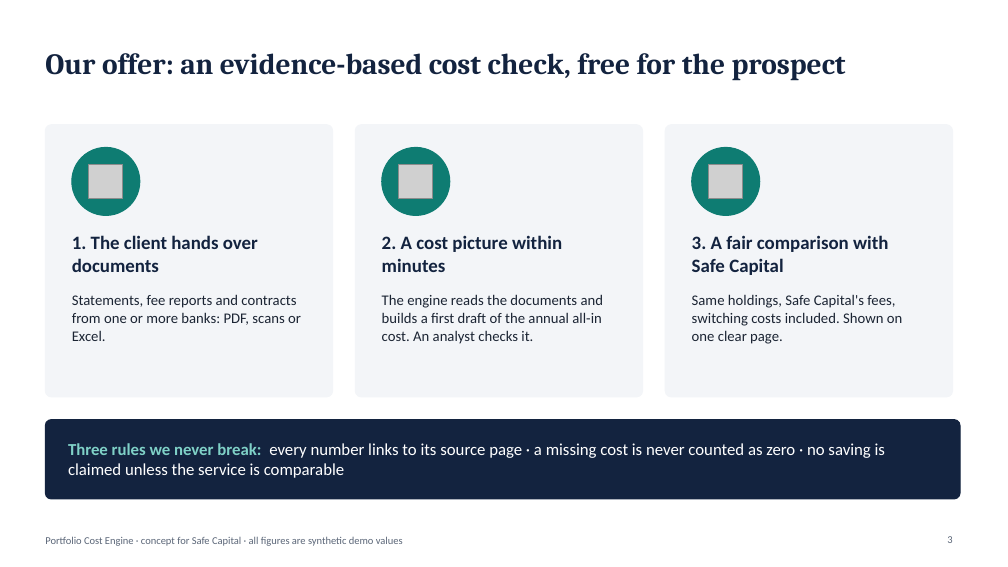
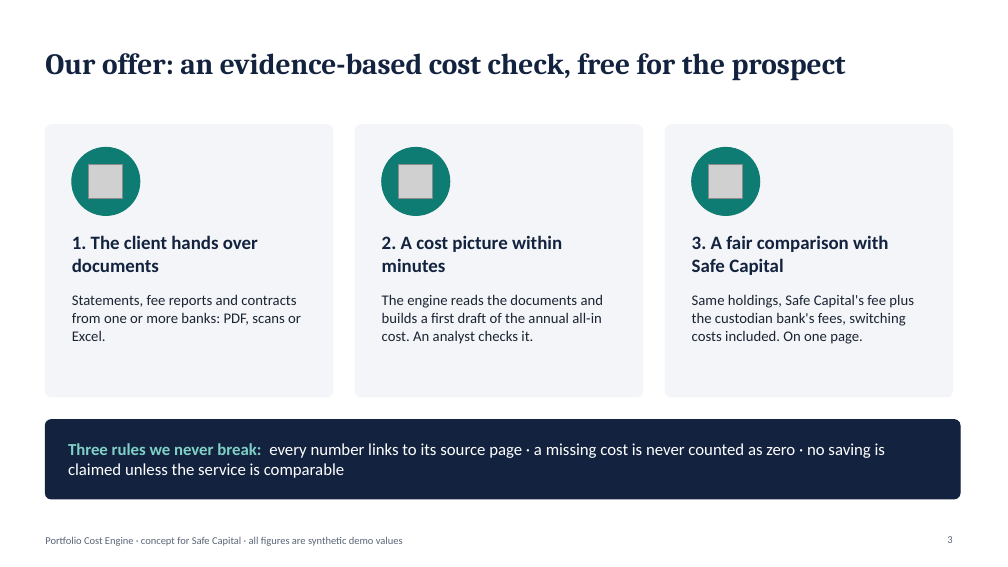
Before and after one commit to rossotti-alessandro/PortfolioCostEngine, a slide deck: slide 3 of slides/PortfolioCostEngine_Executive_Deck.pptx. Drawn at 1008x567 pixels with LibreOffice and Linux fonts; fonts in the diff are those of the drawing; grey boxes stand for pictures. Boxes give left, top, right and bottom in pixels: in the first picture for what was removed or moved away, otherwise in the second. Text is boxed around its words. In the diff, an @@ line names an element or a change of style, - is before the commit and + after.

```diff
--- a/slides/PortfolioCostEngine_Executive_Deck.pptx
+++ b/slides/PortfolioCostEngine_Executive_Deck.pptx
@@ text at (692,294,914,344): text changed @@
-Same holdings, Safe Capital's fees, switching costs included. Shown on one clear page.
+Same holdings, Safe Capital's fee plus the custodian bank's fees, switching costs included. On one page.
```
Also in this commit, not shown: 3 other slides changed, 5 other files.
